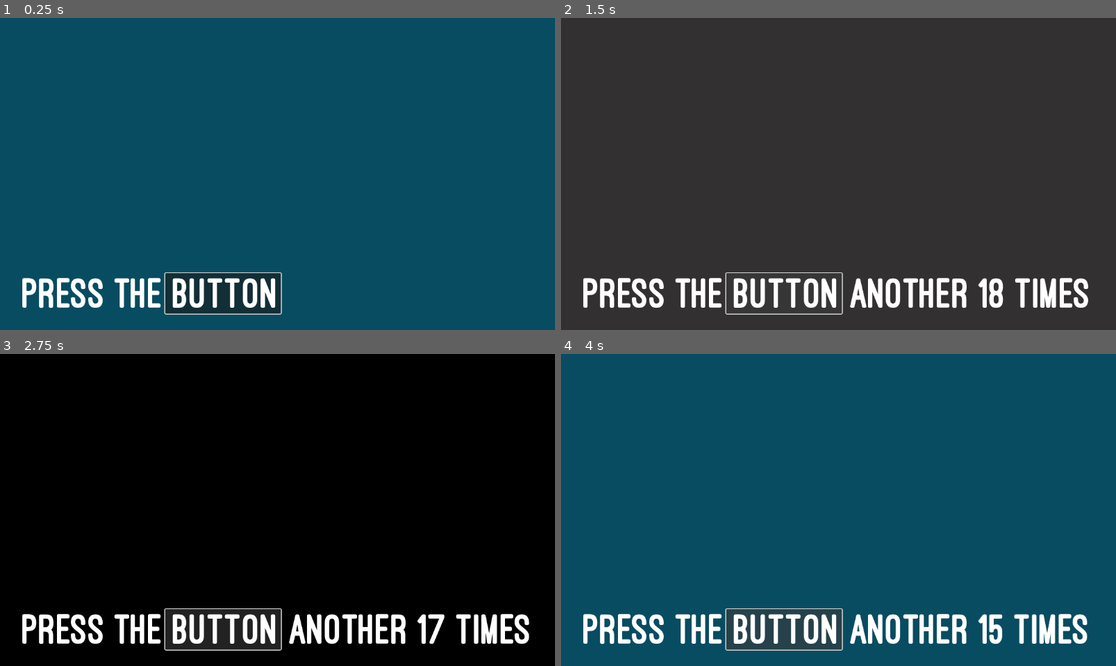
Above: before the commit, frames 1-4 (two rows, left to right).
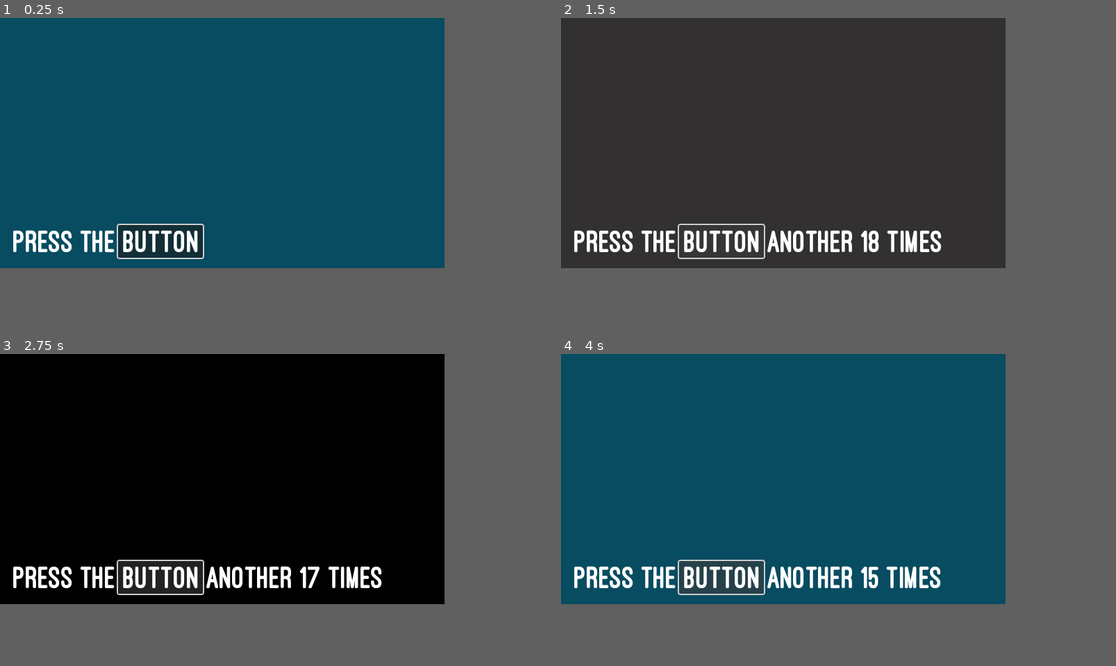
Above: after the commit, the same moments.

Repository: MrMinimal/minimal-games
Game: Godot game, scene res://game/main.tscn
The game is run twice, just before and just after one commit, with the same random seed, the same clock (stepped at 60 frames per second) and the same inputs.
Inputs (mouse positions are in pixels of both pictures, inside the frame that each line leads up to; where the layout moved, square brackets give the same spot in the first picture):
- Up to frame 1 (0.25 s): no input
- Up to frame 2 (1.5 s): click (760, 295) [783, 292] at 0.5 s; click (760, 295) [783, 292] at 1.25 s
- Up to frame 3 (2.75 s): click (199, 631) [222, 628] at 2 s
- Up to frame 4 (4 s): tap Enter at 2.75 s; tap Space at 3.5 s
In our replay, the window is 799x449 before the commit and 640x360 after it. These sizes can differ from the game's own. Grey fills any space a smaller window leaves; there, only what the larger window draws over its background counts as a difference.

The runs differ from the first frame. In frame 1, 6.6% of the frame differs, in the area x 2-51%, y 65-96%; in frame 2, 7.1%; in frame 3, 9.9%; in frame 4, 9.9%, in the area x 2-95%, y 65-96%.

Commit message:
Change resolution for itch.io

Diff:
--- a/i/game/main.tscn
+++ b/i/game/main.tscn
@@ -27,10 +27,10 @@
 anchors_preset = 2
 anchor_top = 1.0
 anchor_bottom = 1.0
-offset_left = 343.0
-offset_top = -118.0
-offset_right = 583.0
-offset_bottom = -34.0
+offset_left = 170.0
+offset_top = -62.0
+offset_right = 292.0
+offset_bottom = -15.0
 grow_vertical = 0
 
 [node name="Order" type="Label" parent="."]
@@ -38,13 +38,13 @@
 anchors_preset = 2
 anchor_top = 1.0
 anchor_bottom = 1.0
-offset_left = 45.76
-offset_top = -108.025
-offset_right = 574.76
-offset_bottom = -46.025
+offset_left = 19.0
+offset_top = -54.0
+offset_right = 288.0
+offset_bottom = -23.0
 grow_vertical = 0
 theme = ExtResource("2_lbne6")
-theme_override_font_sizes/font_size = 91
+theme_override_font_sizes/font_size = 46
 text = "press the button"
 
 [node name="Countdown" type="Label" parent="."]
@@ -53,13 +53,13 @@
 anchors_preset = 2
 anchor_top = 1.0
 anchor_bottom = 1.0
-offset_left = 600.0
-offset_top = -108.0
-offset_right = 1129.0
-offset_bottom = -46.0
+offset_left = 297.0
+offset_top = -54.0
+offset_right = 542.0
+offset_bottom = -23.0
 grow_vertical = 0
 theme = ExtResource("2_lbne6")
-theme_override_font_sizes/font_size = 91
+theme_override_font_sizes/font_size = 46
 text = "another X times"
 
 [node name="WinningOverlay" type="ColorRect" parent="."]
--- a/i/project.godot
+++ b/i/project.godot
@@ -67,6 +67,8 @@
 
 [display]
 
+window/size/viewport_width=640
+window/size/viewport_height=360
 window/size/resizable=false
 window/size/borderless=true
 
